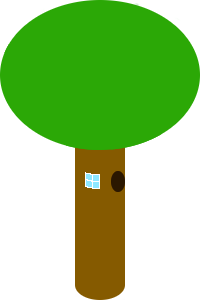
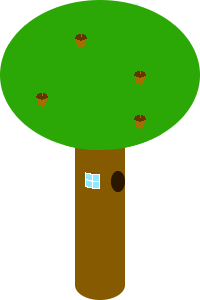
Layers edited between the first and the second 200 x 300 image:
painted on "Background" over (36, 33, 146, 129)
